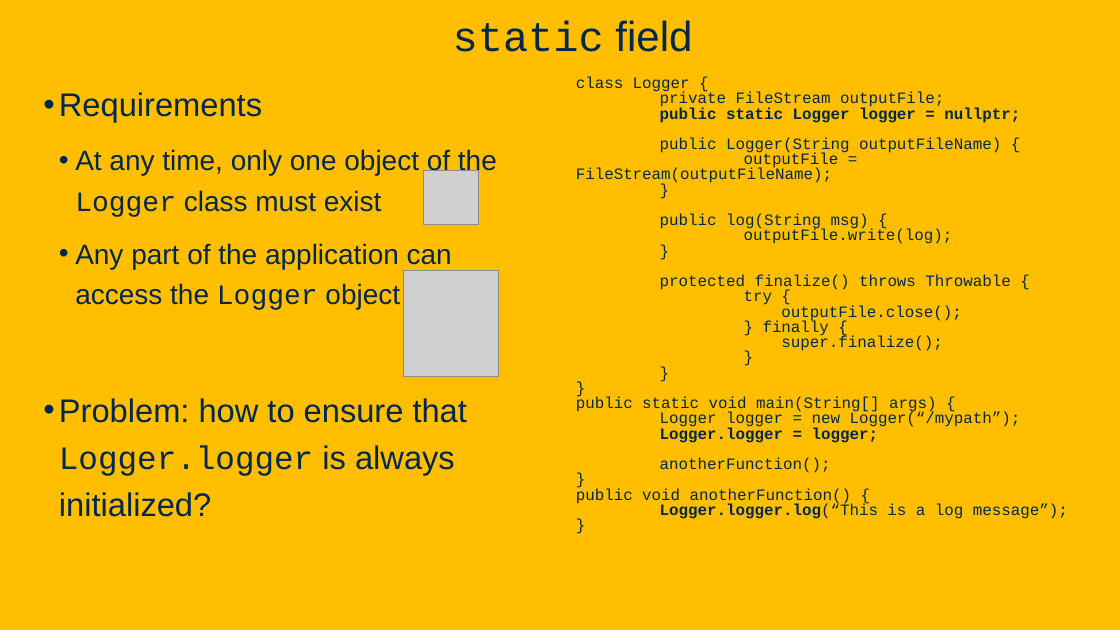
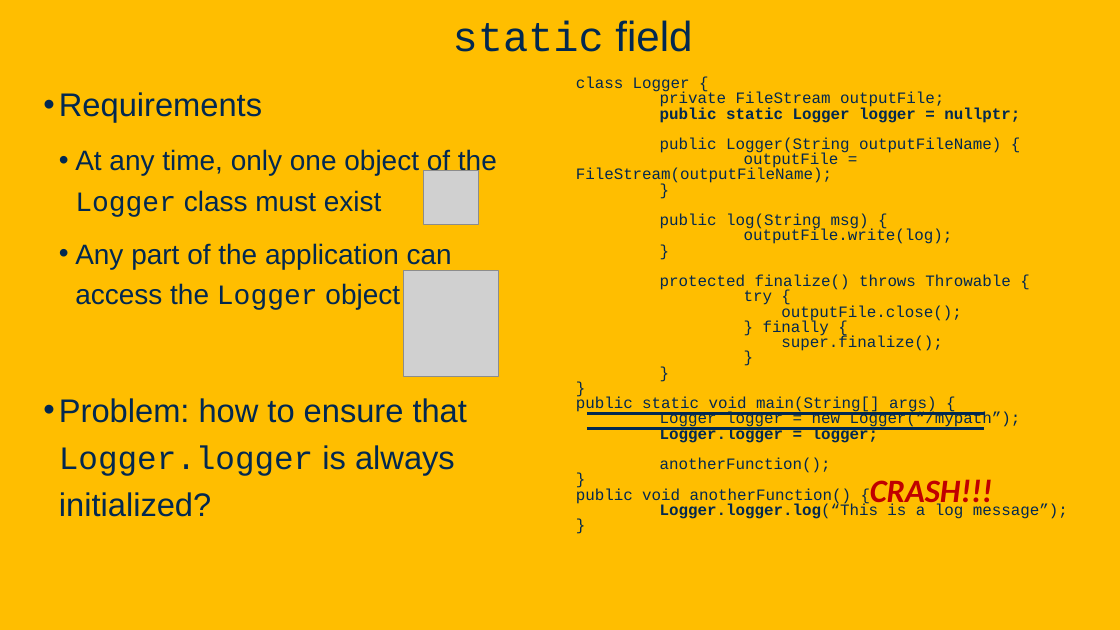
Before and after one commit to davsec-teaching/ECS160-Winter2025, a slide deck: slide 11 of slides/8_design_patterns.pptx (slide 10 before the commit). Drawn at 1120x630 pixels with LibreOffice and Linux fonts; fonts in the diff are those of the drawing; grey boxes stand for pictures; background and template pictures are left out. Boxes give left, top, right and bottom in pixels: in the first picture for what was removed or moved away, otherwise in the second. Text is boxed around its words. In the diff, an @@ line names an element or a change of style, - is before the commit and + after.

```diff
--- a/slides/8_design_patterns.pptx
+++ b/slides/8_design_patterns.pptx
@@ line added from (587, 413) to (985, 413), #022850 2.25 pt @@
@@ line added from (587, 429) to (985, 429), #022850 2.25 pt @@
@@ text added at [870,479,993,510], 28 pt, text #C00000, bold, italic @@
+CRASH!!!
```
Also in this commit, not shown: 14 other slides changed, 13 slides added, 1 slide removed.
